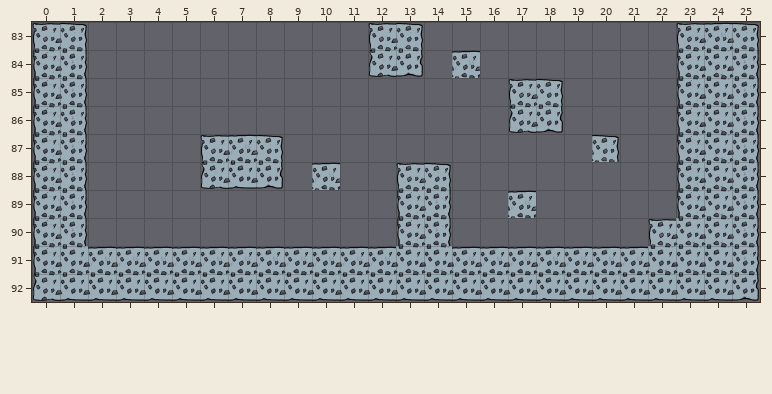
Tiled map, stored at lvls/finallvl.tmx. Above is the file before it was changed.
Cells are 80x80 px. Shown: x 0..25, y 83..92.
After:
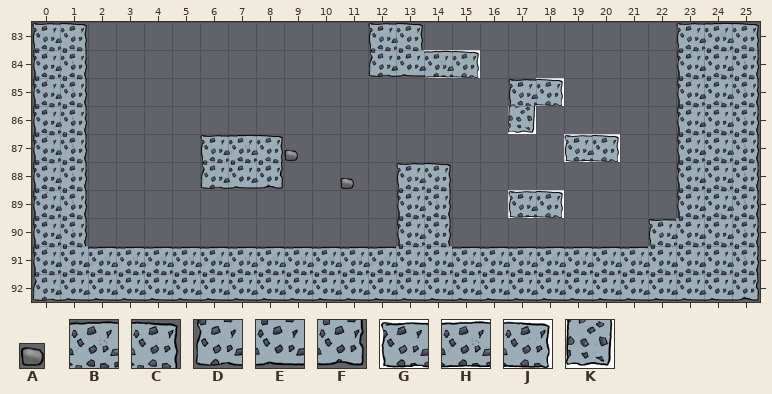
Key: from "smallstone": A 3; from "stoned": B 1, C 2, D 6, E 7, F 8; from "widestone": G 0, H 1, J 2, K 2 turned 90.
_ is an empty cell.
Tiles of an added or newly shown layer are drawn over the layers below it.
The edit:
Layer "Solid":
y 84: x 13..15 F_B -> EHJ
y 85: x 18 C -> J
y 86: x 17..18 DF -> K_
y 87: x 19..20 _C -> GJ
y 88: x 10 B -> _
y 89: x 17..18 B_ -> GJ
Layer "SmallSolid" (added):
y 87: x 9 _ -> A
y 88: x 11 _ -> A
Boxes around the changes in both pictures, in picture pixels (x1, y1, x2, y2):
changed: (396, 50, 480, 78)
changed: (508, 78, 620, 162)
changed: (284, 149, 354, 190)
changed: (508, 190, 564, 218)
